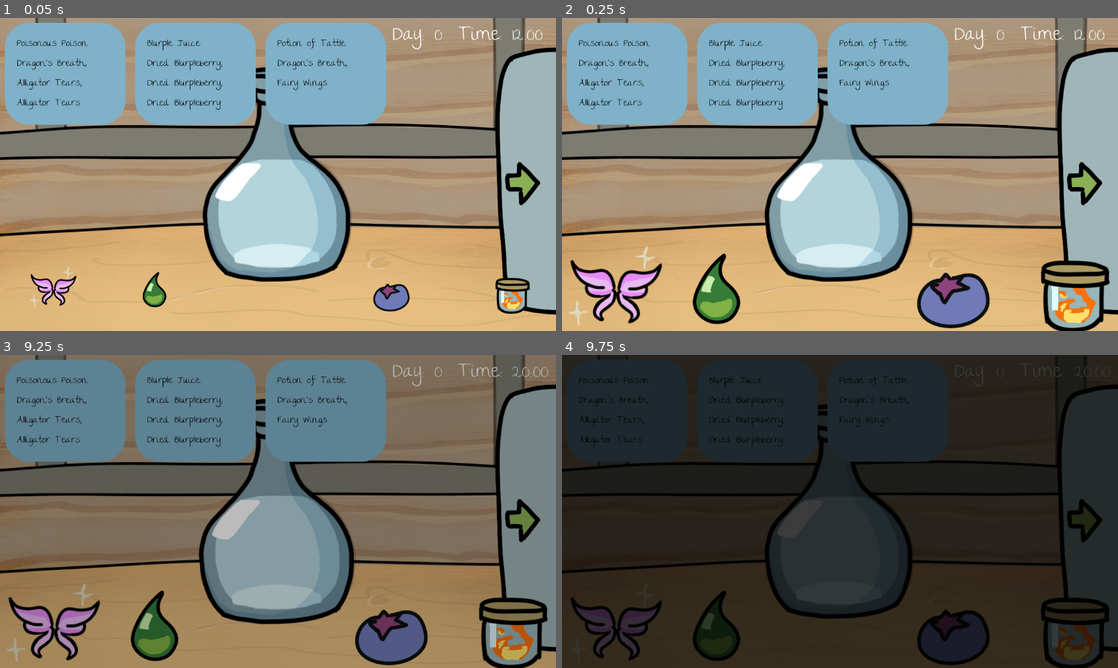
Above: before the commit, frames 1-4 (two rows, left to right).
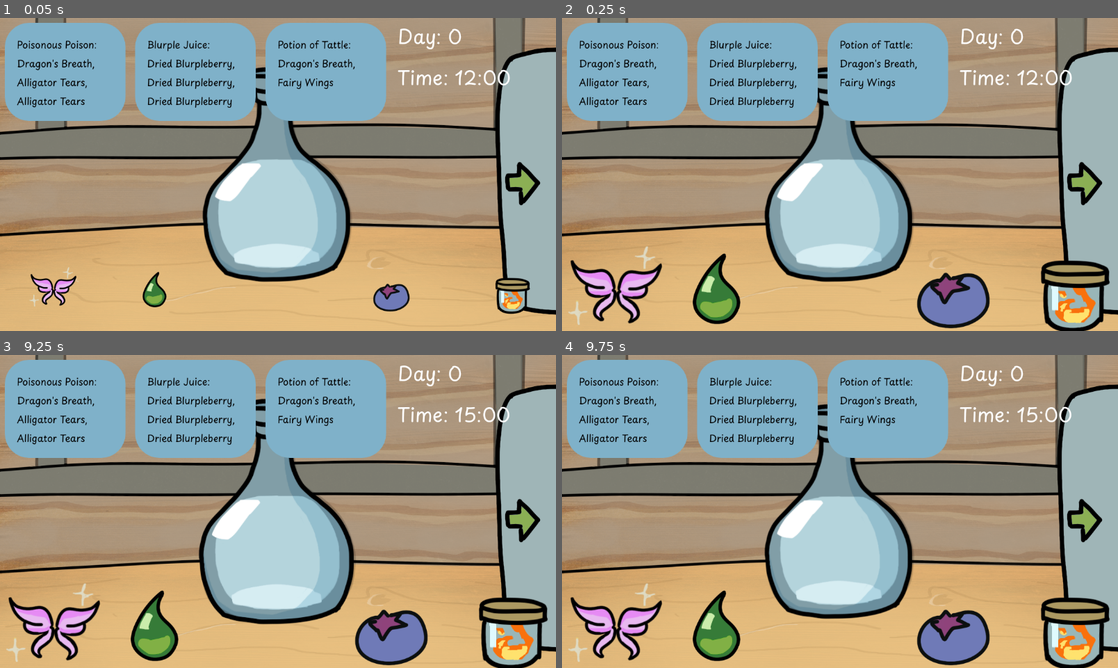
Above: after the commit, the same moments.

Repository: andreaTheCoder/MiniJam207Primal
Game: Godot game, scene res://scenes/shop.tscn
Same seed, same stepped clock (60 frames per second), same inputs: the game is played once before the commit and once after it.
Inputs (mouse positions are in pixels of both pictures, inside the frame that each line leads up to):
- Up to frame 1 (0.05 s): no input
- Up to frame 2 (0.25 s): no input
- Up to frame 3 (9.25 s): tap Enter (ui_accept) at 0.5, 0.77, 1.25, 1.52, 2, 2.75, 3.02, 3.5, 3.77, 4.25, 4.52, 6.02, 6.77, 7.52, 9.02 s; move the mouse to (278, 549) at 0.52 s; press the mouse at (278, 549) at 0.53 s; move the mouse to (511, 633) at 1.27 s; release the mouse at (511, 633) at 1.28 s; click (511, 633) at 1.35 s; move the mouse to (389, 630) at 2.02 s; press the mouse at (389, 630) at 2.03 s; move the mouse to (155, 627) at 2.77 s; release the mouse at (155, 627) at 2.78 s; click (155, 627) at 2.85 s; move the mouse to (50, 624) at 3.52 s; press the mouse at (50, 624) at 3.53 s; move the mouse to (111, 464) at 4.27 s; release the mouse at (111, 464) at 4.28 s; click (111, 464) at 4.35 s; move the mouse to (305, 511) at 5.02 s; press the mouse at (305, 511) at 5.03 s; move the mouse to (194, 433) at 5.77 s; release the mouse at (194, 433) at 5.78 s; click (194, 433) at 5.85 s; move the mouse to (400, 495) at 6.52 s; press the mouse at (400, 495) at 6.53 s; move the mouse to (166, 527) at 7.27 s; release the mouse at (166, 527) at 7.28 s; click (166, 527) at 7.35 s; move the mouse to (333, 442) at 8.02 s; press the mouse at (333, 442) at 8.03 s; move the mouse to (250, 574) at 8.77 s; release the mouse at (250, 574) at 8.78 s; click (250, 574) at 8.85 s
- Up to frame 4 (9.75 s): move the mouse to (1006, 558) at 9.52 s; press the mouse at (1006, 558) at 9.53 s

The runs differ from the first frame. In frame 1, 3.7% of the frame differs, in the area x 0-98%, y 2-35%; in frame 2, 3.7%; in frame 3, 93%; in frame 4, 94%, in the area x 0-100%, y 0-100%.

Commit message:
fonts and stuff

Diff:
--- a/other/default.tres
+++ b/other/default.tres
@@ -1,5 +1,6 @@
 [gd_resource type="Theme" format=3 uid="uid://dn4leoiqtpx61"]
 
+[ext_resource type="FontFile" uid="uid://bqax0fflfbnj6" path="res://other/PlaypenSansThai-VariableFont_wght.ttf" id="1_l4auq"]
 [ext_resource type="FontFile" uid="uid://c2bq7kdi3bdtf" path="res://other/TheGirlNextDoor-Regular.ttf" id="1_w2jdw"]
 
 [sub_resource type="StyleBoxFlat" id="StyleBoxFlat_iixvo"]
@@ -13,6 +14,7 @@
 default_font = ExtResource("1_w2jdw")
 default_font_size = 20
 Label/colors/font_color = Color(0, 0, 0, 1)
-Label/fonts/font = ExtResource("1_w2jdw")
+Label/fonts/font = ExtResource("1_l4auq")
 PanelContainer/styles/panel = SubResource("StyleBoxFlat_iixvo")
-RichTextLabel/font_sizes/bold_font_size = 16
+RichTextLabel/font_sizes/normal_font_size = 25
+RichTextLabel/fonts/normal_font = ExtResource("1_l4auq")
--- a/scenes/cutscene_tutorial.tscn
+++ b/scenes/cutscene_tutorial.tscn
@@ -13,8 +13,8 @@
 [node name="CanvasLayer" type="CanvasLayer" parent="." unique_id=1232120192]
 
 [node name="TutorialImage" type="Sprite2D" parent="CanvasLayer" unique_id=1665876256]
-position = Vector2(584.5556, 331.875)
-scale = Vector2(0.61319435, 0.61319435)
+position = Vector2(578.4445, 331.875)
+scale = Vector2(0.60682863, 0.61319435)
 texture = ExtResource("3_4lcpb")
 
 [node name="TutorialLabel" type="RichTextLabel" parent="CanvasLayer" unique_id=1700390402]
--- a/scenes/fade.tscn
+++ b/scenes/fade.tscn
@@ -3,6 +3,7 @@
 [ext_resource type="Script" uid="uid://8ynh6vxhc8uf" path="res://scripts/fade.gd" id="1_nukjo"]
 
 [node name="Fade" type="CanvasLayer" unique_id=383164694]
+visible = false
 script = ExtResource("1_nukjo")
 
 [node name="ColorRect" type="ColorRect" parent="." unique_id=1666068042]
--- a/scenes/ticket_panel.tscn
+++ b/scenes/ticket_panel.tscn
@@ -4,7 +4,7 @@
 
 [node name="TicketOrder" type="PanelContainer" unique_id=480745357]
 custom_minimum_size = Vector2(250, 50)
-offset_right = 447.0
+offset_right = 315.0
 offset_bottom = 393.0
 size_flags_horizontal = 3
 size_flags_vertical = 3
--- a/scenes/ui.tscn
+++ b/scenes/ui.tscn
@@ -47,20 +47,23 @@
 layout_mode = 2
 
 [node name="Day Label" type="RichTextLabel" parent="." unique_id=1768498442]
-offset_left = 813.0
-offset_right = 950.0
-offset_bottom = 81.0
+offset_left = 824.0
+offset_top = -1.0
+offset_right = 961.0
+offset_bottom = 80.0
 theme_override_font_sizes/normal_font_size = 40
 text = "Day: 0"
 
 [node name="Time Label" type="RichTextLabel" parent="." unique_id=1714952886]
-offset_left = 950.0
-offset_right = 1185.0
-offset_bottom = 81.0
+offset_left = 823.0
+offset_top = 84.0
+offset_right = 1138.0
+offset_bottom = 165.0
 theme_override_font_sizes/normal_font_size = 40
 text = "Time: 10:00"
 
 [node name="Timer" type="Timer" parent="Time Label" unique_id=350988001]
+wait_time = 3.0
 autostart = true
 
 [node name="Fade" parent="." unique_id=383164694 instance=ExtResource("3_yev5y")]
--- a/scripts/fade.gd
+++ b/scripts/fade.gd
@@ -5,7 +5,7 @@
 
 func _ready() -> void:
 	color_rect.modulate.a = 0
-
+	show()
 func fade(alpha_target : float, duration : float = 1.5):
 	# alpha target most be between 0 and 1
 	var tweener = get_tree().create_tween()
--- a/scripts/tutorial.gd
+++ b/scripts/tutorial.gd
@@ -80,4 +80,4 @@
 func _on_start_button_pressed() -> void:
 	await fade.fade(1, 2.0).finished
 	print("Starting game, from tutorial cutscene")
-	get_tree().change_scene_to_packed(Global.GAME)
+	get_tree().change_scene_to_packed(Global.SHOP)
--- a/scripts/ui.gd
+++ b/scripts/ui.gd
@@ -23,7 +23,7 @@
 
 
 func _on_timer_timeout() -> void:
-	if time < 20:
+	if time < 24:
 		time += 1
 		set_time()
 	else:
Binary file added: other/PlaypenSansThai-VariableFont_wght.ttf
Not shown, added: other/PlaypenSansThai-VariableFont_wght.ttf.import
